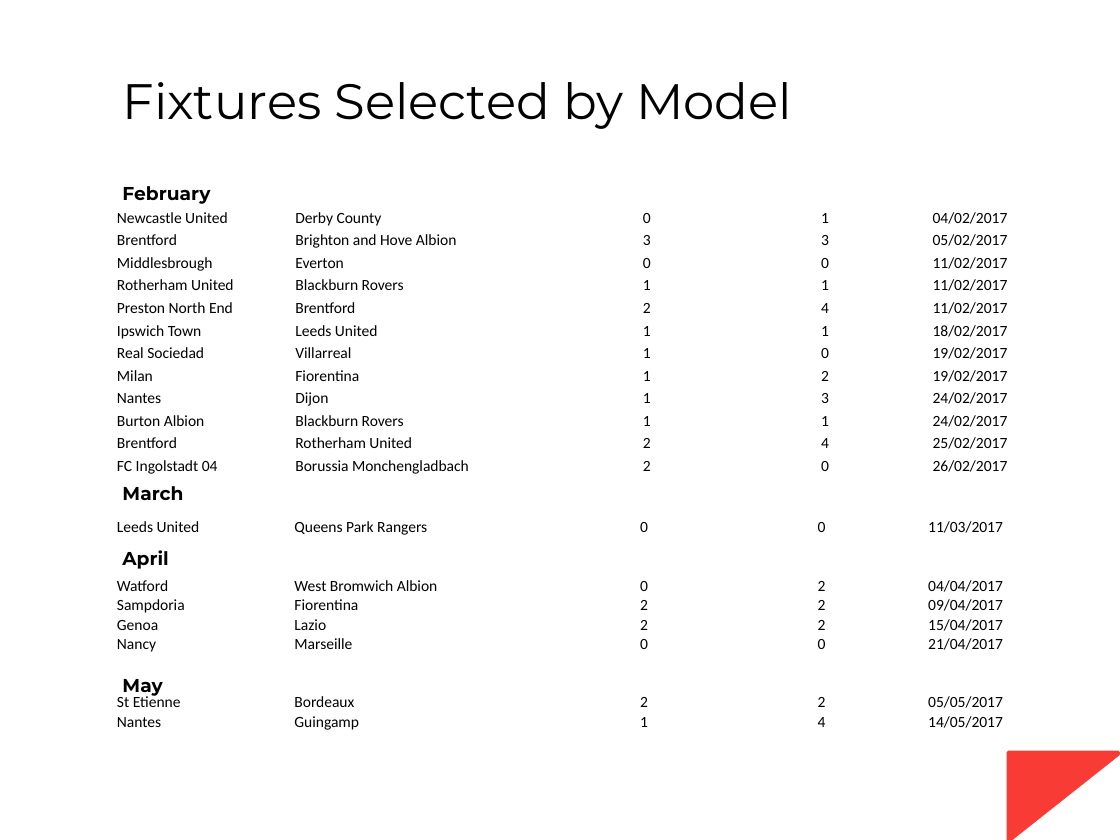
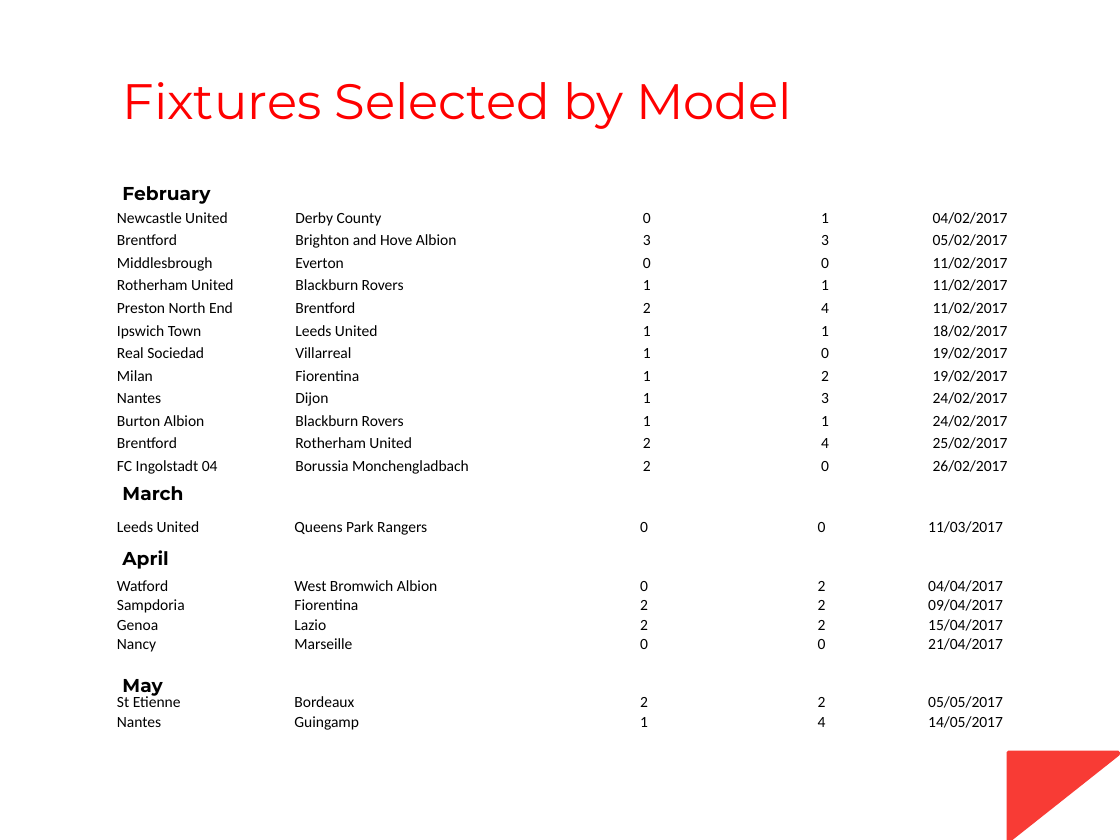
Before and after one commit to antdro/predictor, a slide deck: slide 14 of demo.pptx. Drawn at 1120x840 pixels with LibreOffice and Linux fonts; fonts in the diff are those of the drawing. Boxes give left, top, right and bottom in pixels: in the first picture for what was removed or moved away, otherwise in the second. Text is boxed around its words. In the diff, an @@ line names an element or a change of style, - is before the commit and + after.

```diff
--- a/demo.pptx
+++ b/demo.pptx
@@ text "Fixtures Selected by Model" at (x1=122, y1=82, x2=792, y2=129): text colour #000000 to #FF0000 @@
```
Also in this commit, not shown: 6 other slides changed.
